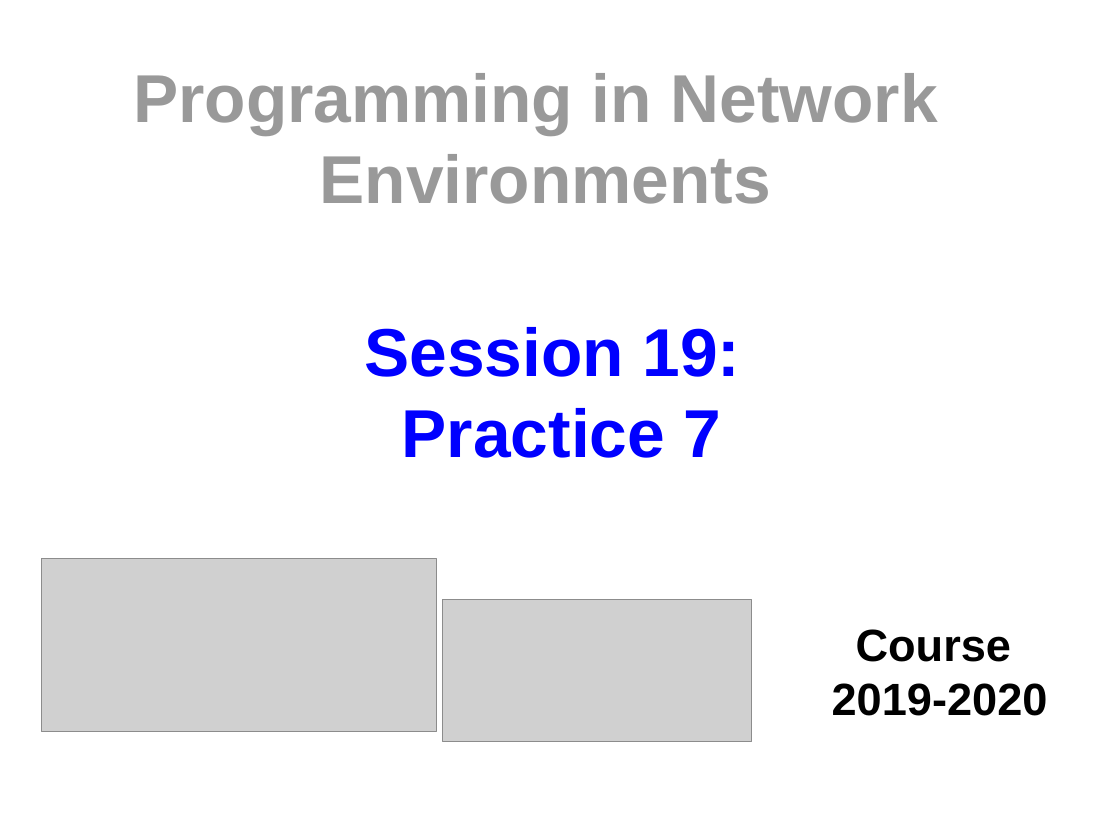
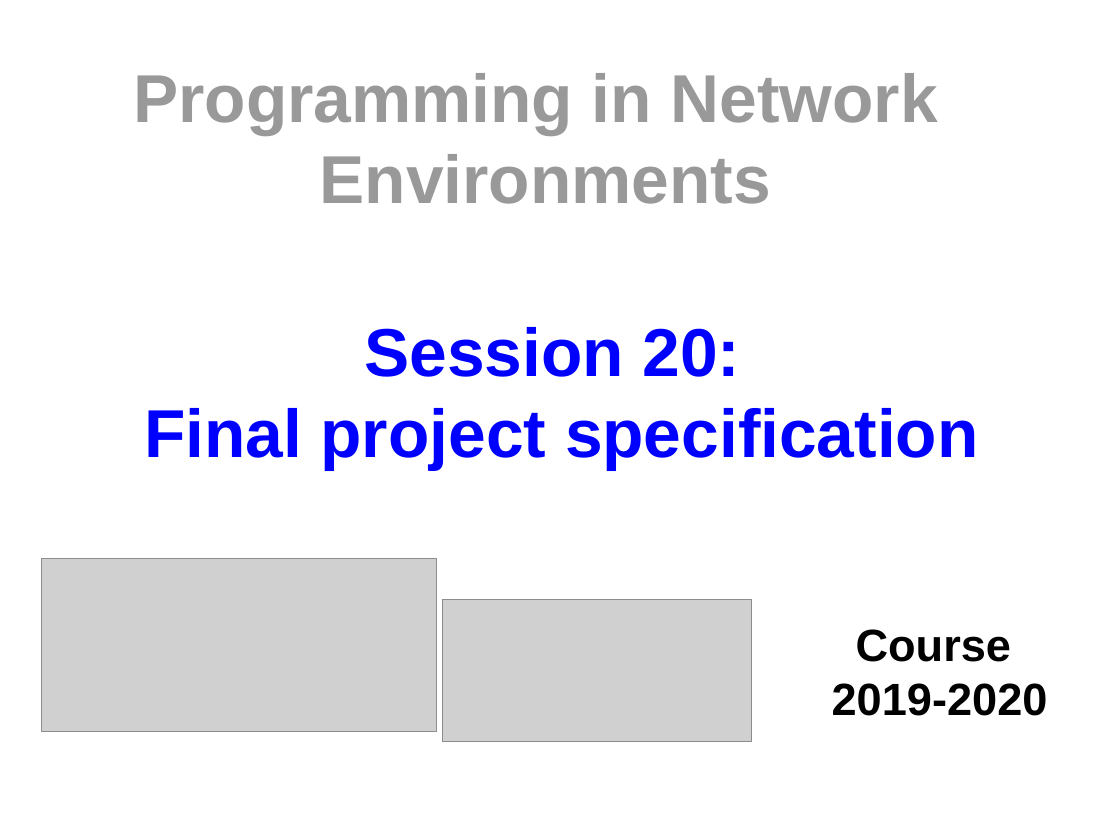
Before and after one commit to myTeachingURJC/2019-2020-PNE, a slide deck: slide 1 of s20-final-project/Cover/Cover.odp. Drawn at 1120x840 pixels with LibreOffice and Linux fonts; fonts in the diff are those of the drawing; grey boxes stand for pictures. Boxes give left, top, right and bottom in pixels: in the first picture for what was removed or moved away, otherwise in the second. Text is boxed around its words. In the diff, an @@ line names an element or a change of style, - is before the commit and + after.

Commit message:
S20: Cover image updated

```diff
--- a/s20-final-project/Cover/Cover.odp
+++ b/s20-final-project/Cover/Cover.odp
@@ title at bbox=[144, 327, 979, 471]: text changed @@
-Session 19:
-Practice 7
+Session 20:
+Final project specification
```
